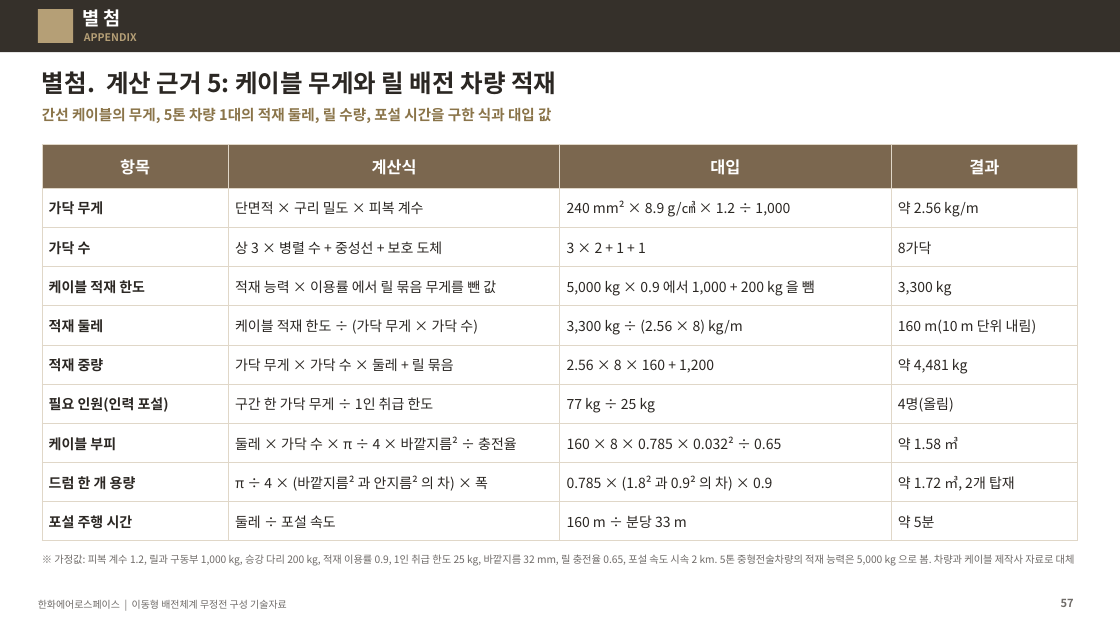
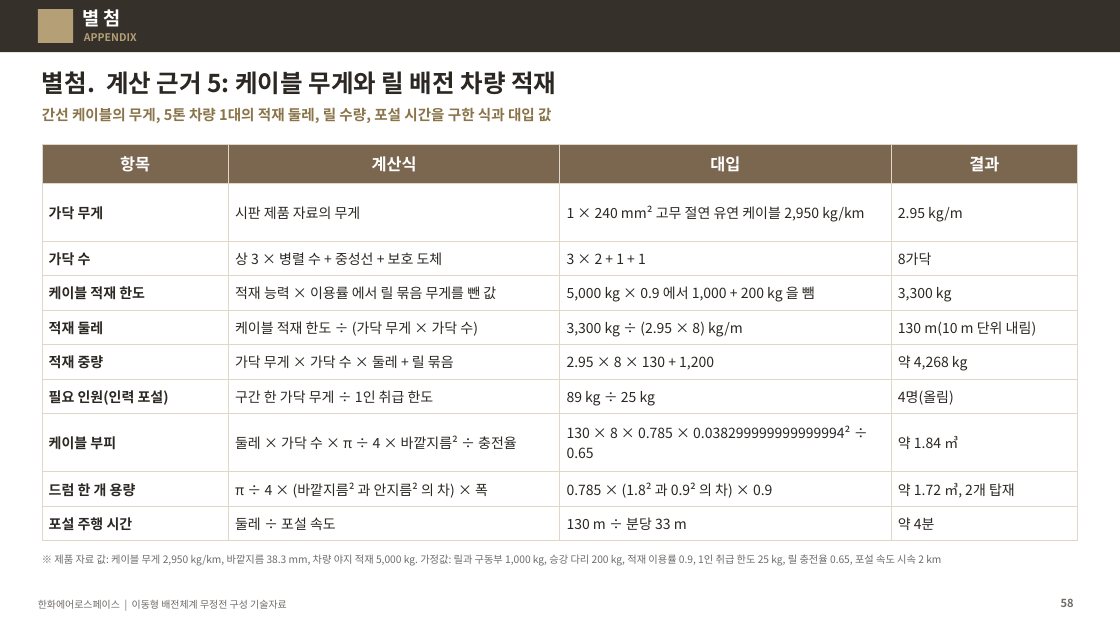
Before and after one commit to byunjd112-hue/headroom, a slide deck: slide 58 of mobile_ems/docs/out/IFPS_이동형배전체계_무정전구성_기술자료_Rev72.pptx (slide 57 before the commit). Drawn at 1120x630 pixels with LibreOffice and Linux fonts; fonts in the diff are those of the drawing. Boxes give left, top, right and bottom in pixels: in the first picture for what was removed or moved away, otherwise in the second. Text is boxed around its words. In the diff, an @@ line names an element or a change of style, - is before the commit and + after.

```diff
--- a/mobile_ems/docs/out/IFPS_이동형배전체계_무정전구성_기술자료_Rev72.pptx
+++ b/mobile_ems/docs/out/IFPS_이동형배전체계_무정전구성_기술자료_Rev72.pptx
@@ table at [42,145,1079,535] @@
-row 2: 가닥 무게 | 단면적 × 구리 밀도 × 피복 계수 | 240 mm² × 8.9 g/㎤ × 1.2 ÷ 1,000 | 약 2.56 kg/m
+row 2: 가닥 무게 | 시판 제품 자료의 무게 | 1 × 240 mm² 고무 절연 유연 케이블 2,950 kg/km | 2.95 kg/m
-row 5, column 3: 3,300 kg ÷ (2.56 × 8) kg/m
+row 5, column 3: 3,300 kg ÷ (2.95 × 8) kg/m
-row 5, column 4: 160 m(10 m 단위 내림)
+row 5, column 4: 130 m(10 m 단위 내림)
-row 6, column 3: 2.56 × 8 × 160 + 1,200
+row 6, column 3: 2.95 × 8 × 130 + 1,200
-row 6, column 4: 약 4,481 kg
+row 6, column 4: 약 4,268 kg
-row 7, column 3: 77 kg ÷ 25 kg
+row 7, column 3: 89 kg ÷ 25 kg
-row 8, column 3: 160 × 8 × 0.785 × 0.032² ÷ 0.65
+row 8, column 3: 130 × 8 × 0.785 × 0.038299999999999994² ÷ 0.65
-row 8, column 4: 약 1.58 ㎥
+row 8, column 4: 약 1.84 ㎥
-row 10, column 3: 160 m ÷ 분당 33 m
+row 10, column 3: 130 m ÷ 분당 33 m
-row 10, column 4: 약 5분
+row 10, column 4: 약 4분
@@ text at [54,554,941,566]: text changed @@
-※ 가정값: 피복 계수 1.2, 릴과 구동부 1,000 kg, 승강 다리 200 kg, 적재 이용률 0.9, 1인 취급 한도 25 kg, 바깥지름 32 mm, 릴 충전율 0.65, 포설 속도 시속 2 km. 5톤 중형전술차량의 적재 능력은 5,000 kg 으로 봄. 차량과 케이블 제작사 자료로 대체
+※ 제품 자료 값: 케이블 무게 2,950 kg/km, 바깥지름 38.3 mm, 차량 야지 적재 5,000 kg. 가정값: 릴과 구동부 1,000 kg, 승강 다리 200 kg, 적재 이용률 0.9, 1인 취급 한도 25 kg, 릴 충전율 0.65, 포설 속도 시속 2 km
@@ page number at [1061,598,1074,607]: text changed @@
-57
+58
```
Also in this commit, not shown: 4 other slides changed, 1 slide added, 2 other files.
